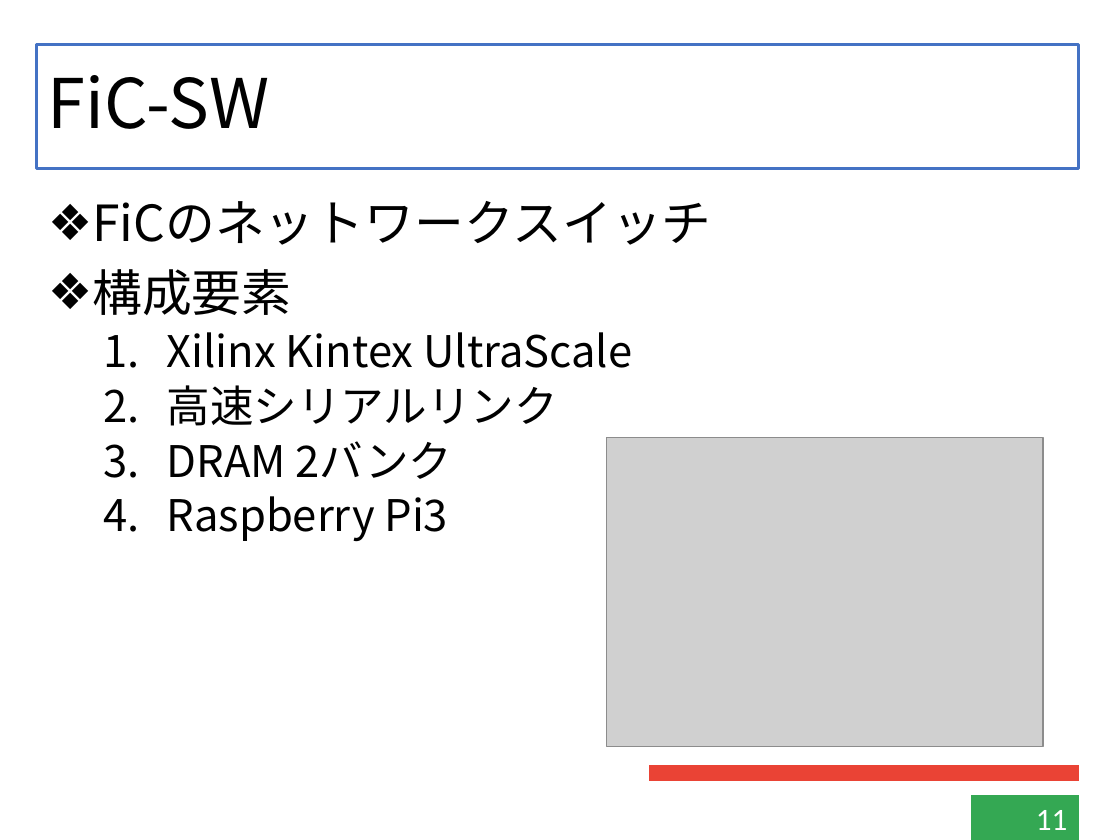
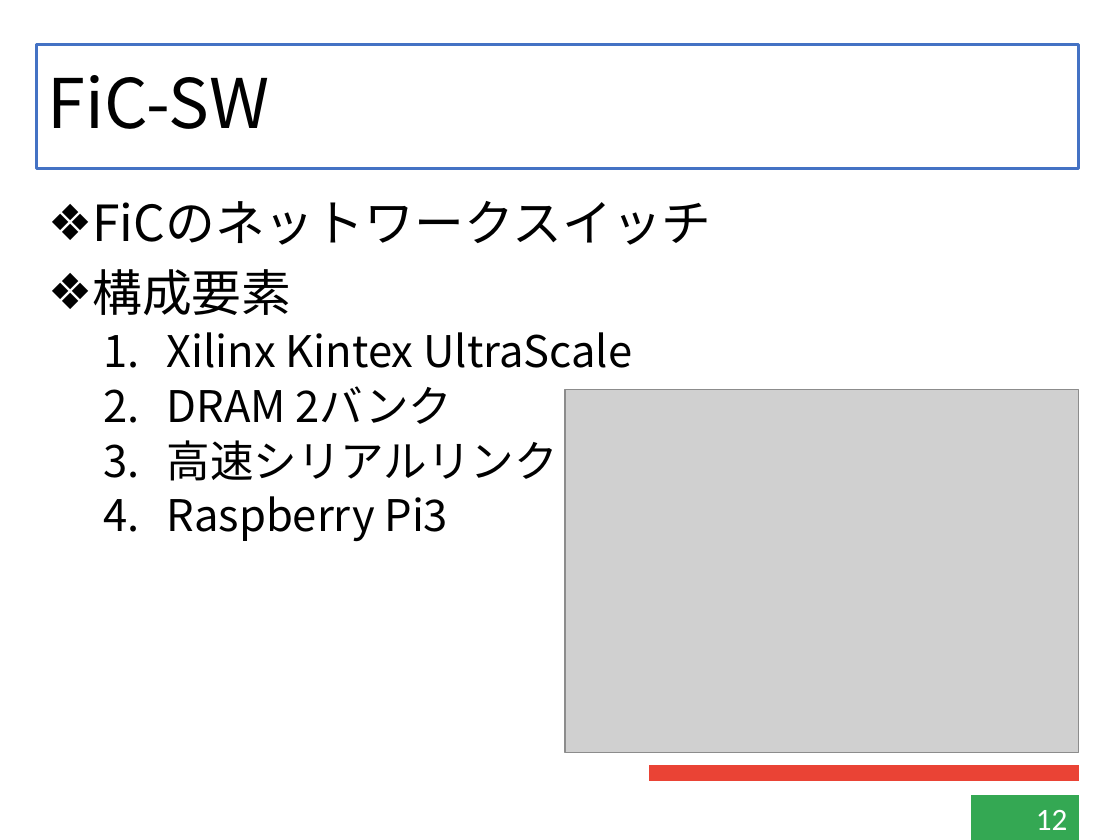
Before and after one commit to kensuke-iizuka/thesis, a slide deck: slide 12 of slide/graduate.pptx (slide 11 before the commit). Drawn at 1120x840 pixels with LibreOffice and Linux fonts; fonts in the diff are those of the drawing; grey boxes stand for pictures. Boxes give left, top, right and bottom in pixels: in the first picture for what was removed or moved away, otherwise in the second. Text is boxed around its words. In the diff, an @@ line names an element or a change of style, - is before the commit and + after.

```diff
--- a/slide/graduate.pptx
+++ b/slide/graduate.pptx
@@ text at [167, 386, 453, 424]: paragraph added @@
+  2. DRAM 2バンク
@@ picture: place and size @@
-picture at [606, 438, 1043, 746]
+picture at [565, 390, 1079, 753]
@@ text at [167, 441, 453, 479]: paragraph removed @@
-  3. DRAM 2バンク
@@ page number at [1036, 810, 1068, 830]: text changed @@
-11
+12
```
Also in this commit, not shown: 15 other slides changed, 4 slides added, 8 other files.
